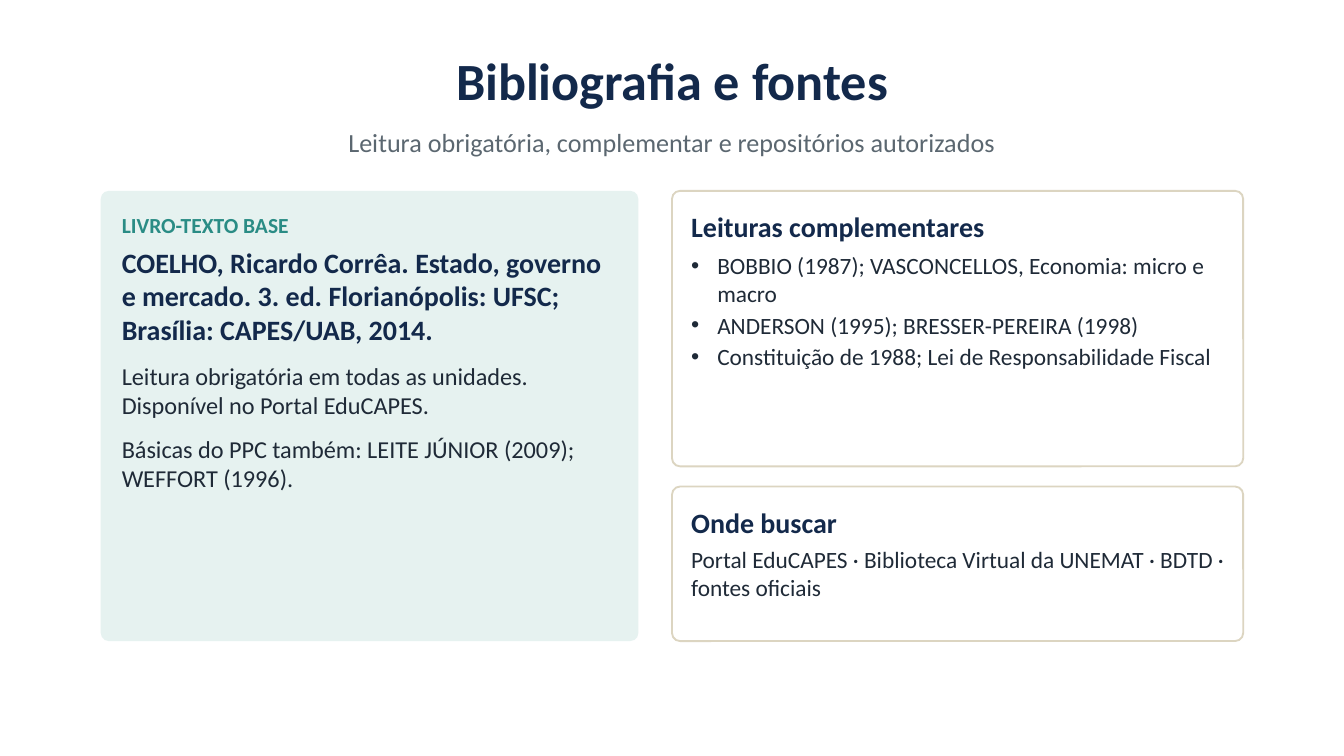
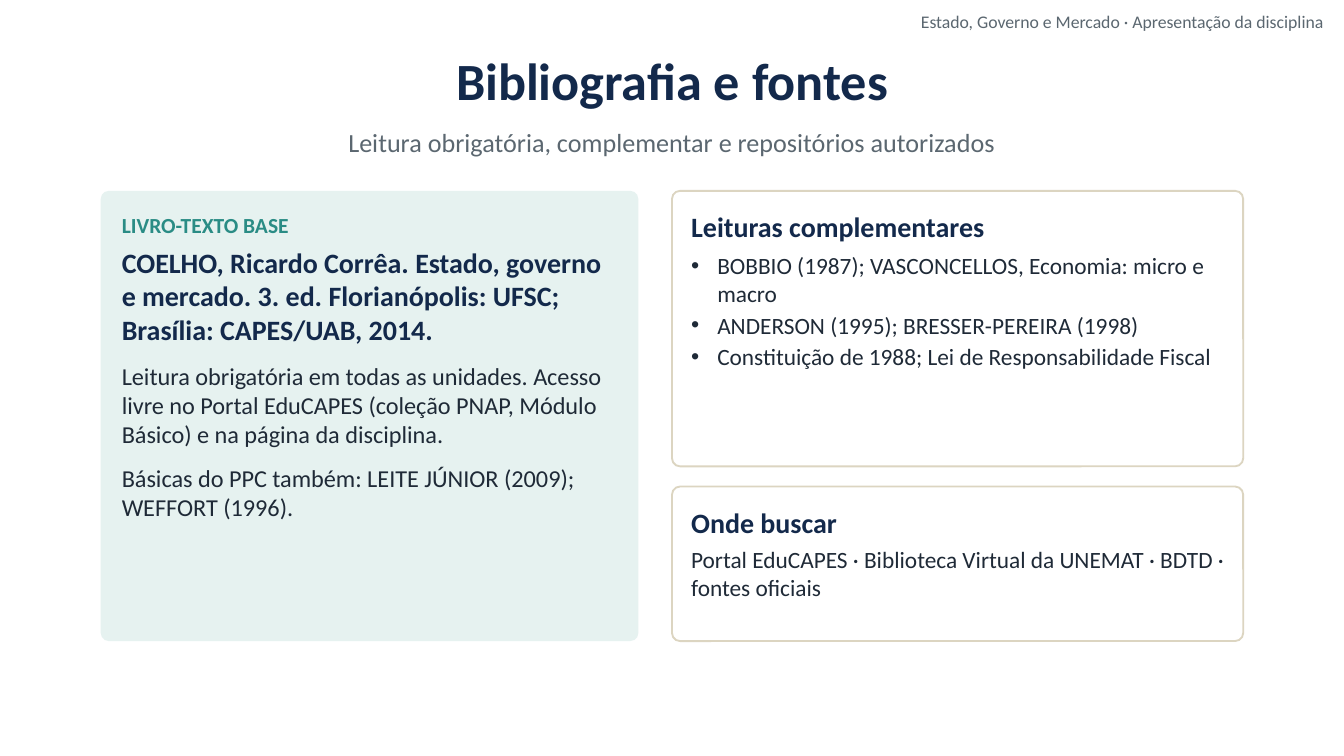
Before and after one commit to cleitonfranco74/gestao_publica, a slide deck: slide 7 of disciplina-01-estado-governo-mercado/materiais/00_Videoaula_de_Apresentacao.pptx. Drawn at 1344x756 pixels with LibreOffice and Linux fonts; fonts in the diff are those of the drawing; background and template pictures are left out. Boxes give left, top, right and bottom in pixels: in the first picture for what was removed or moved away, otherwise in the second. Text is boxed around its words. In the diff, an @@ line names an element or a change of style, - is before the commit and + after.

```diff
--- a/disciplina-01-estado-governo-mercado/materiais/00_Videoaula_de_Apresentacao.pptx
+++ b/disciplina-01-estado-governo-mercado/materiais/00_Videoaula_de_Apresentacao.pptx
@@ text added at box(921, 15, 1323, 31), 9.5 pt, text #5B6770 @@
+Estado, Governo e Mercado · Apresentação da disciplina
@@ text in rounded rectangle at box(122, 368, 601, 447): text changed @@
-Leitura obrigatória em todas as unidades. Disponível no Portal EduCAPES.
+Leitura obrigatória em todas as unidades. Acesso livre no Portal EduCAPES (coleção PNAP, Módulo Básico) e na página da disciplina.
```
Also in this commit, not shown: 12 other slides changed, 24 other files.
